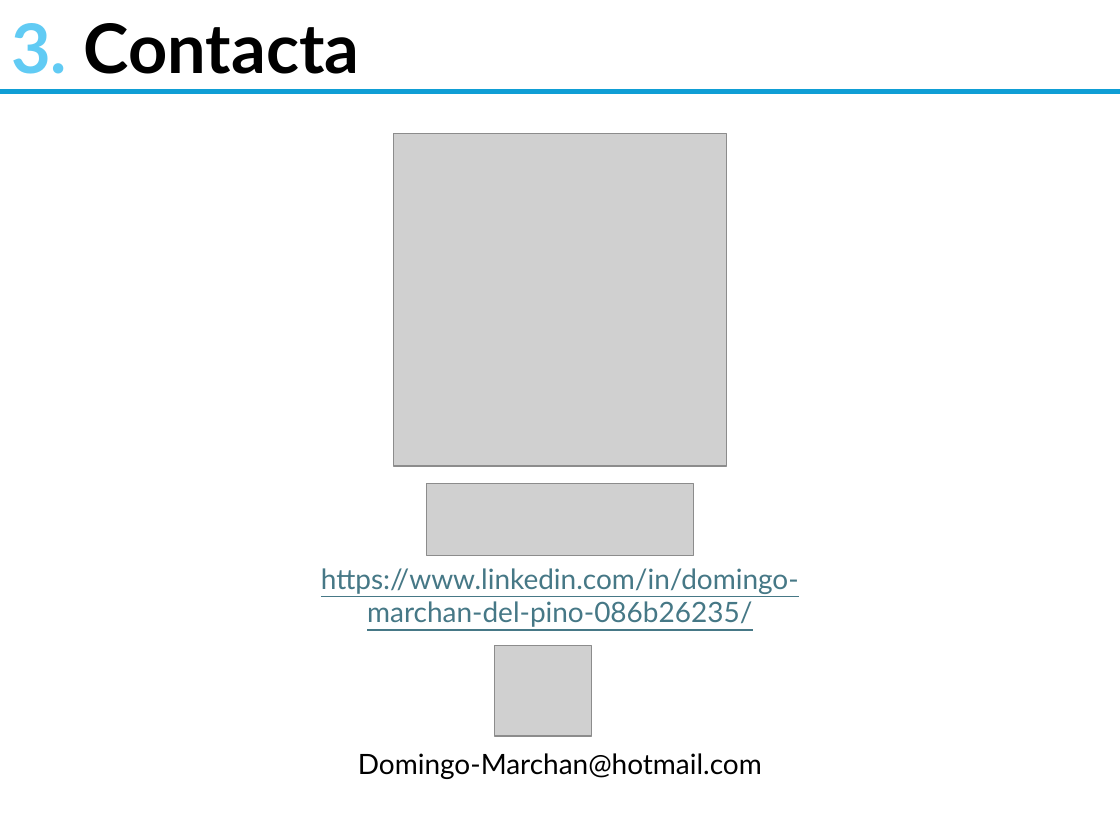
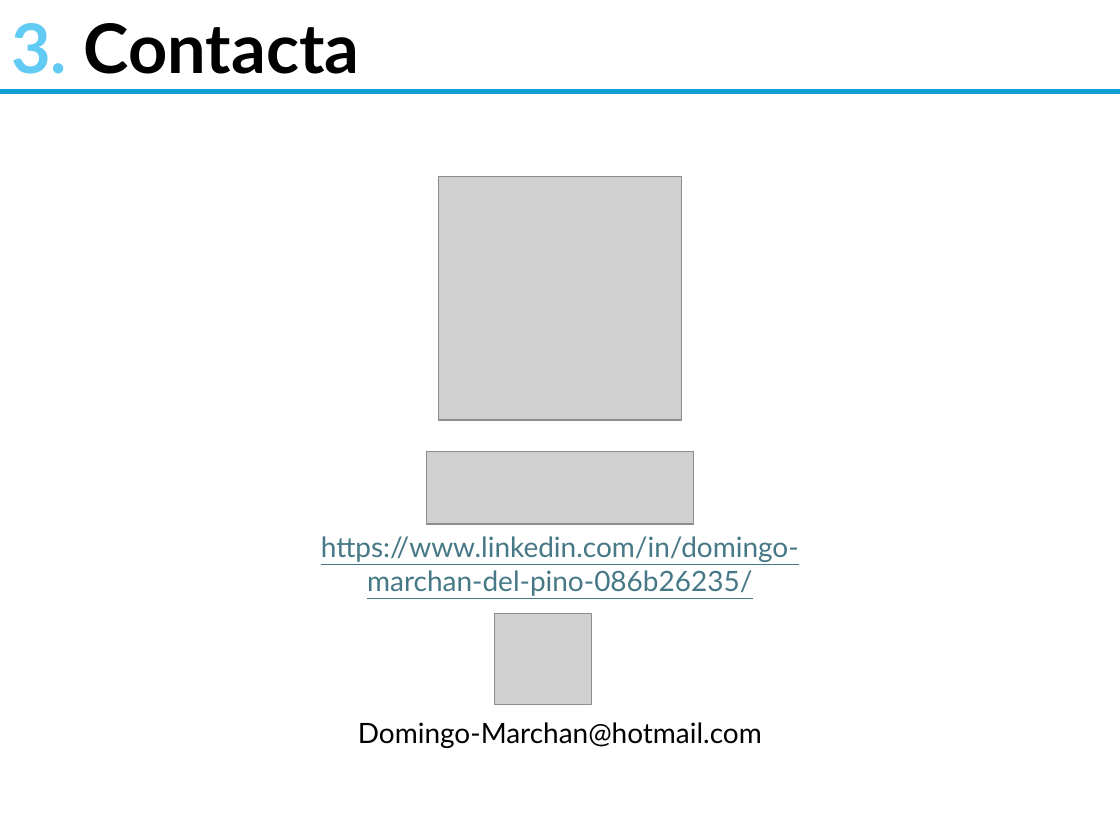
Before and after one commit to DomMarDev/proyectoFinal_Facturas, a slide deck: slide 7 of presentacion_proyecto.pptx. Drawn at 1120x840 pixels with LibreOffice and Linux fonts; fonts in the diff are those of the drawing; grey boxes stand for pictures. Boxes give left, top, right and bottom in pixels: in the first picture for what was removed or moved away, otherwise in the second. Text is boxed around its words. In the diff, an @@ line names an element or a change of style, - is before the commit and + after.

```diff
--- a/presentacion_proyecto.pptx
+++ b/presentacion_proyecto.pptx
@@ picture: place and size @@
-picture at box(394, 133, 727, 466)
+picture at box(438, 177, 681, 420)
@@ picture: place and size @@
-picture at box(427, 484, 693, 557)
+picture at box(427, 451, 693, 524)
@@ 2 texts, 1 picture: place and size @@
-2 texts, 1 picture at box(321, 568, 799, 779)
+2 texts, 1 picture at box(321, 536, 799, 748)
```
Also in this commit, not shown: 2 other slides changed, 5 other files.
